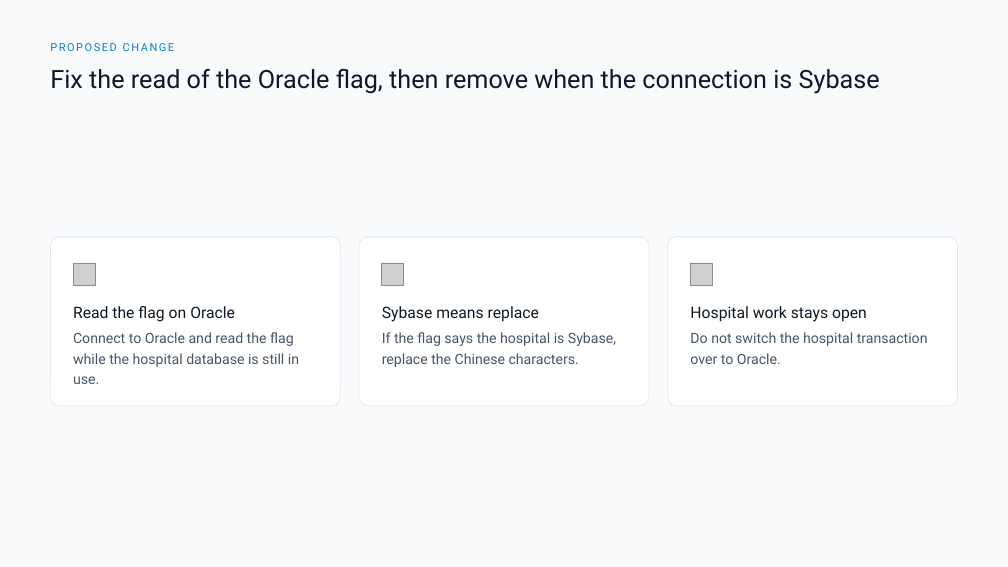
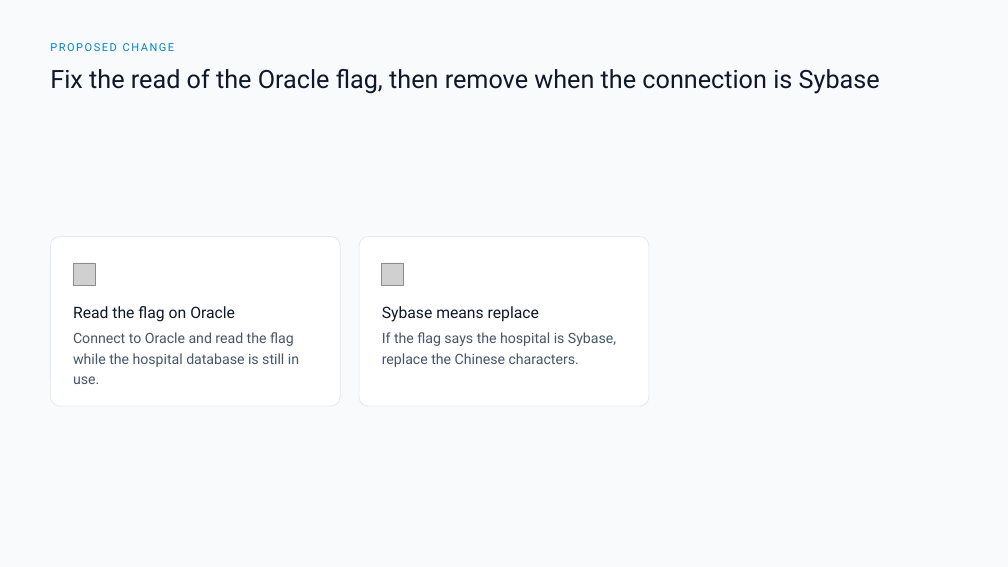
Before and after one commit to DragonChong/HA-Notes, a slide deck: slide 4 of SDLC/Projects/TMP-failure-in-removing-chinese-character-in-lis-patient-pmi-sync-svc/assets/failure-in-removing-chinese-character-in-lis-patient-pmi-sync-svc.pptx. Drawn at 1008x567 pixels with LibreOffice and Linux fonts; fonts in the diff are those of the drawing; grey boxes stand for pictures. Boxes give left, top, right and bottom in pixels: in the first picture for what was removed or moved away, otherwise in the second. Text is boxed around its words. In the diff, an @@ line names an element or a change of style, - is before the commit and + after.

```diff
--- a/SDLC/Projects/TMP-failure-in-removing-chinese-character-in-lis-patient-pmi-sync-svc/assets/failure-in-removing-chinese-character-in-lis-patient-pmi-sync-svc.pptx
+++ b/SDLC/Projects/TMP-failure-in-removing-chinese-character-in-lis-patient-pmi-sync-svc/assets/failure-in-removing-chinese-character-in-lis-patient-pmi-sync-svc.pptx
@@ rounded rectangle removed at (668, 237, 957, 406) @@
@@ picture removed at (690, 263, 712, 285) @@
@@ text removed at (690, 306, 867, 322) @@
-Hospital work stays open
@@ text removed at (690, 332, 928, 364) @@
-Do not switch the hospital transaction over to Oracle.
```
Also in this commit, not shown: 2 other files.
